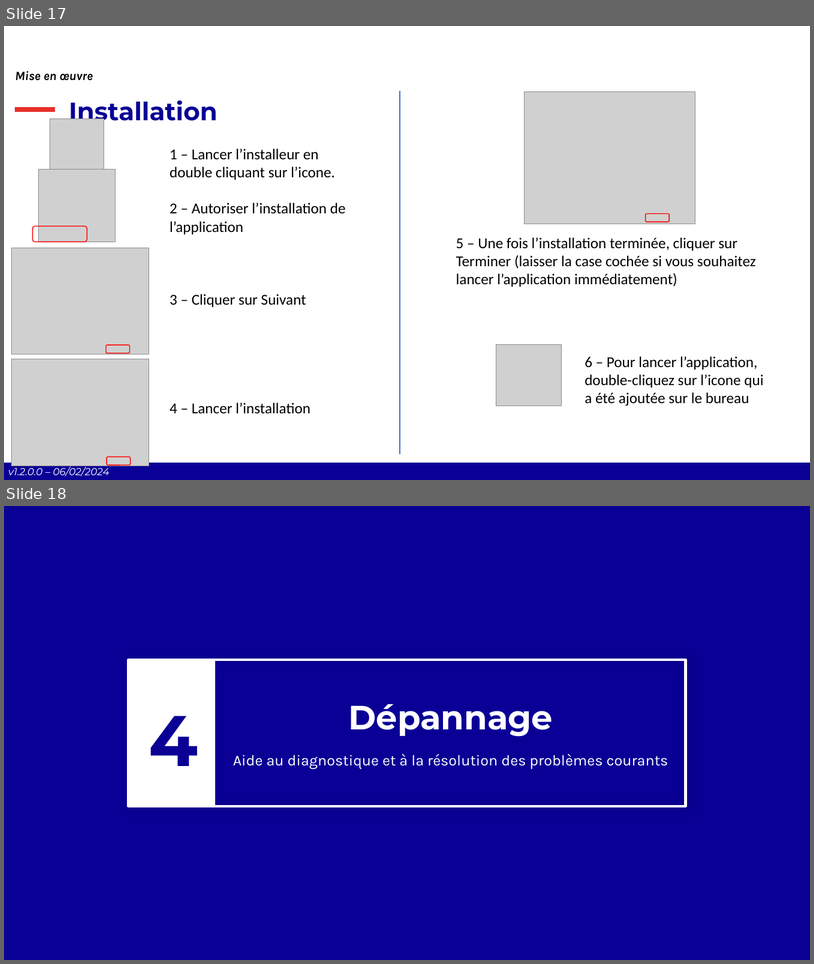
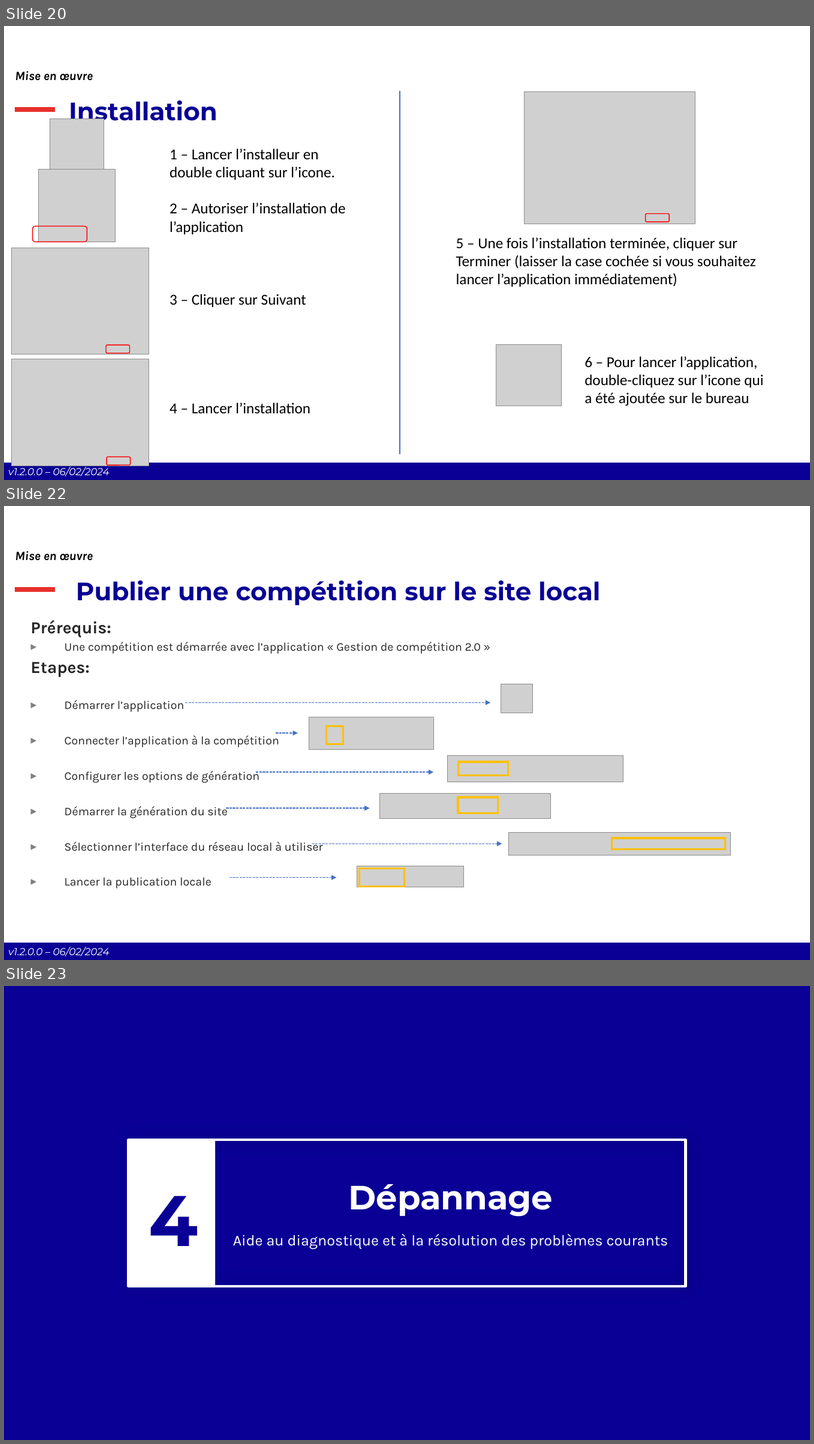
Before and after one commit to Comite-Rhone-Judo/PublicationSuiviCompetition, a slide deck: AppPublication/Documentation/PublicationSuiviCompetition - Manuel d'utilisation.pptx. Shown one above the other, each under a label of ours: slides 17 and 18 before the commit, slides 20, 22 and 23 after it; the slides between them are not shown. The pictures are 814x964 and 814x1444 pixels, drawn with LibreOffice and Linux fonts; fonts in the diff are those of the drawing; grey boxes stand for pictures; background and template pictures are left out. Boxes give left, top, right and bottom in pixels: in the first picture for what was removed or moved away, otherwise in the second. Text is boxed around its words. In the diff, an @@ line names an element or a change of style, - is before the commit and + after.

```diff
--- a/AppPublication/Documentation/PublicationSuiviCompetition - Manuel d'utilisation.pptx
+++ b/AppPublication/Documentation/PublicationSuiviCompetition - Manuel d'utilisation.pptx
@@ slide 22 added at [4, 506, 810, 960], background #FFFFFF; not listed: 4 template elements that a slide beside it also shows @@
@@ text added at [15, 551, 93, 561], 15 pt, text #000000, bold, italic @@
+Mise en œuvre
@@ title added at [76, 580, 600, 605], 30 pt, text #090095, bold @@
+Publier une compétition sur le site local
@@ text added at [31, 620, 482, 888], 14 pt, text #262626 @@
+Prérequis:
+▸ Une compétition est démarrée avec l’application « Gestion de compétition 2.0 »
+Etapes:
+▸ Démarrer l’application
+▸ Connecter l’application à la compétition
+▸ Configurer les options de génération
+▸ Démarrer la génération du site
+▸ Sélectionner l’interface du réseau local à utiliser
+▸ Lancer la publication locale
@@ picture added at [501, 684, 533, 713] @@
@@ arrow added from (185, 703) to (491, 703), #4472C4 1 pt dashed @@
@@ picture added at [309, 717, 434, 749] @@
@@ arrow added from (276, 733) to (298, 733), #4472C4 1 pt dashed @@
@@ rectangle added at [326, 726, 343, 744], outline #FFC000 2.25 pt @@
@@ picture added at [448, 755, 624, 781] @@
@@ arrow added from (256, 772) to (434, 772), #4472C4 1 pt dashed @@
@@ rectangle added at [458, 762, 508, 775], outline #FFC000 2.25 pt @@
@@ picture added at [380, 793, 551, 818] @@
@@ arrow added from (226, 808) to (370, 808), #4472C4 1 pt dashed @@
@@ rectangle added at [458, 797, 498, 813], outline #FFC000 2.25 pt @@
@@ arrow added from (312, 844) to (503, 844), #4472C4 1 pt dashed @@
@@ picture added at [509, 832, 731, 855] @@
@@ rectangle added at [612, 838, 726, 849], outline #FFC000 2.25 pt @@
@@ arrow added from (230, 877) to (337, 877), #4472C4 1 pt dashed @@
@@ picture added at [357, 866, 464, 887] @@
@@ rectangle added at [360, 868, 404, 886], outline #FFC000 2.25 pt @@
@@ what was slide 17 is now slide 20 @@
@@ what was slide 18 is now slide 23 @@
```
Also in this commit, not shown: 6 slides changed, 11 other slides added, 1 slide removed, 8 other files.
